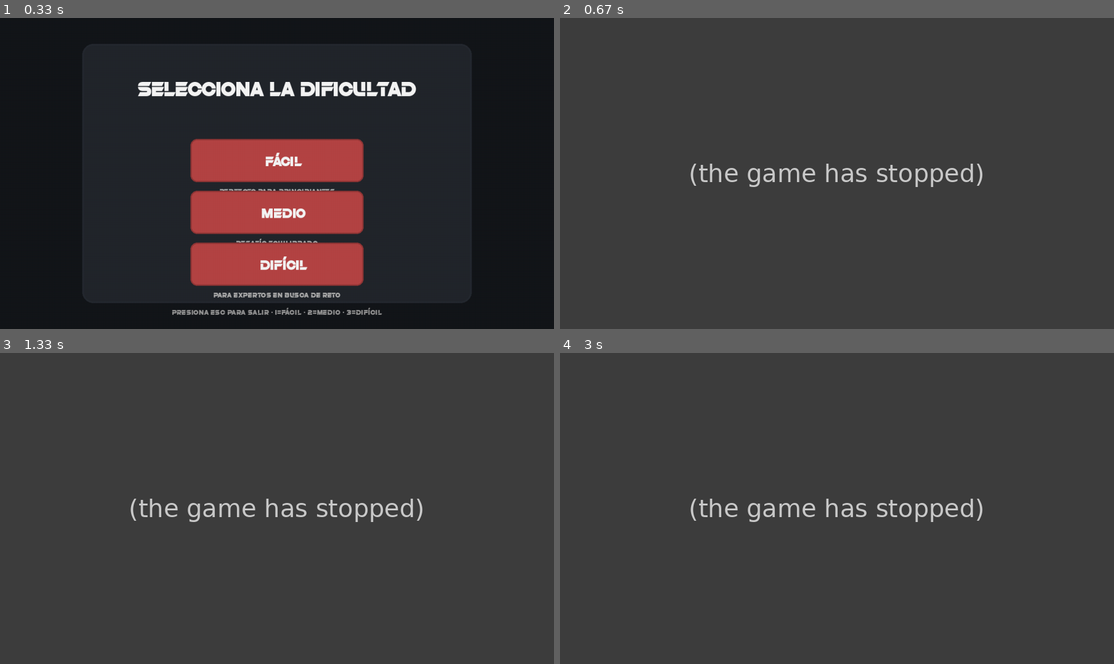
Above: before the commit, frames 1-4 (two rows, left to right).
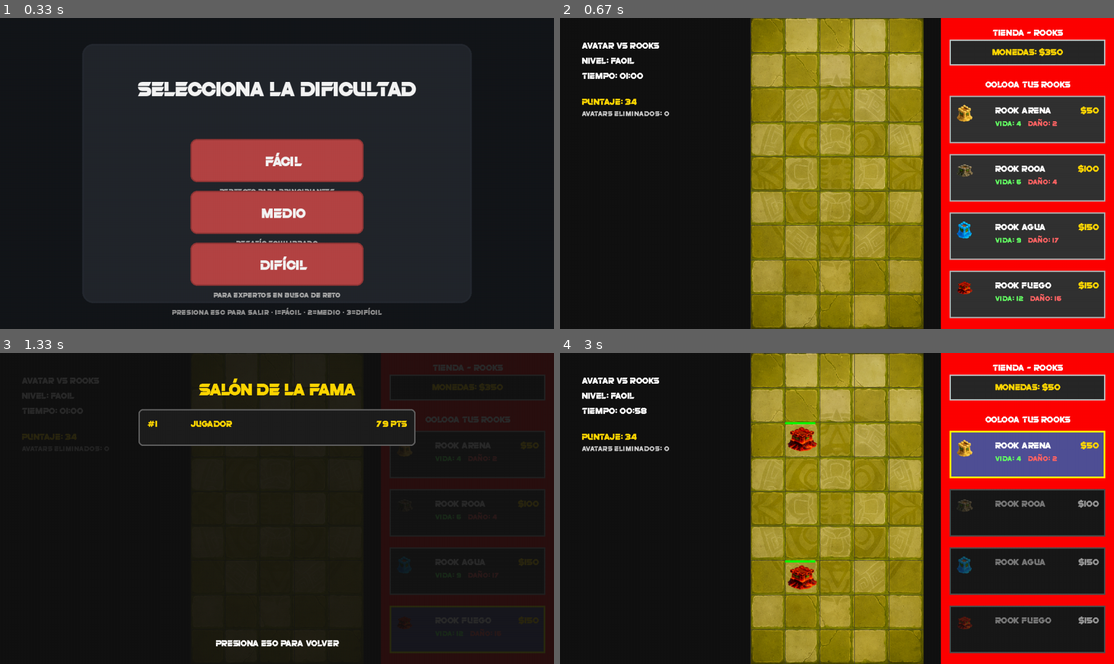
Above: after the commit, the same moments.

Repository: Otagoat14/AvatarVsRooksV2
Game: pygame game, started from dificultad.py
Same seed, same stepped clock (60 frames per second), same inputs: the game is played once before the commit and once after it.
Inputs (mouse positions are in pixels of both pictures, inside the frame that each line leads up to):
- Up to frame 1 (0.33 s): no input
- Up to frame 2 (0.67 s): click (837, 173) at 0.38 s
- Up to frame 3 (1.33 s): tap F at 0.67 s; click (481, 617) at 1.05 s
- Up to frame 4 (3 s): click (809, 589) at 1.38 s; click (820, 455) at 1.72 s; tap F at 2.5 s; click (953, 452) at 2.92 s

Frame 1 is identical in both runs. In frame 2, 84% of the frame differs, in the area x 0-100%, y 0-100%; in frame 3, 99%; in frame 4, 97%.
Before the commit the program exited at 0.4 s; later frames show no game.

Commit message:
[CHANGE] version sin correciones

Diff:
--- a/Interfaz_Juego.py
+++ b/Interfaz_Juego.py
@@ -64,7 +64,7 @@
             self.usuario_actual = "Jugador"
 
         # Crear el juego pasando usuario para el puntaje
-        self.juego = Juego(dificultad=self.dificultad, usuario=self.usuario_actual)
+        self.juego = Juego(dificultad=self.dificultad_actual, usuario=self.usuario_actual)
 
         # Al abrir la pantalla de juego, sonar su canción
         self.reproducir_cancion_usuario()
